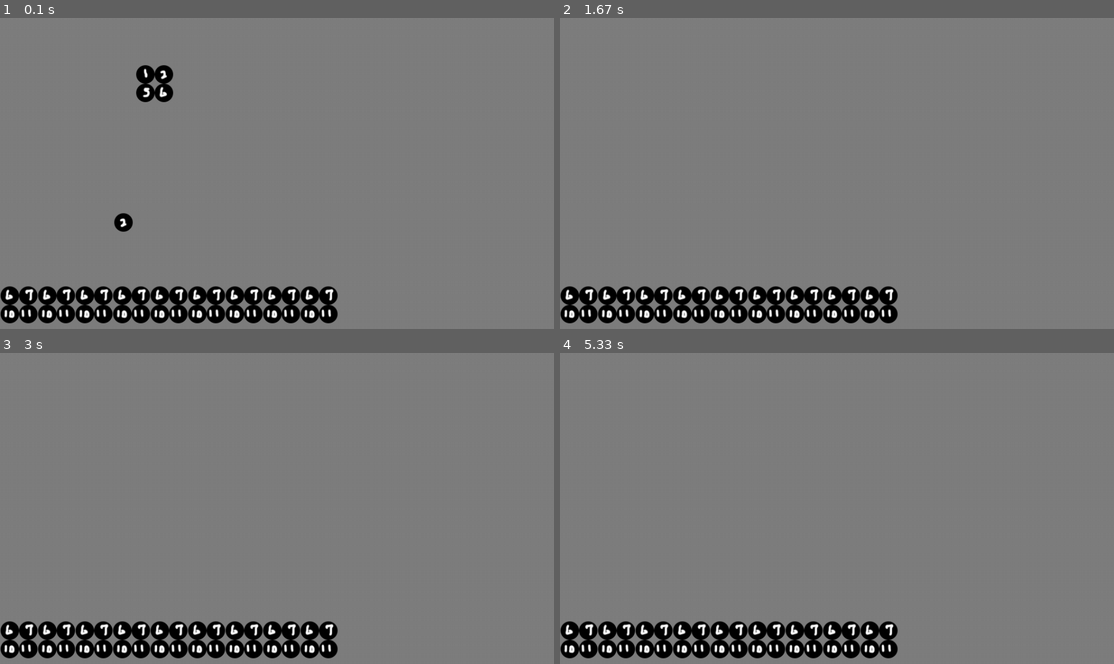
Above: before the commit, frames 1-4 (two rows, left to right).
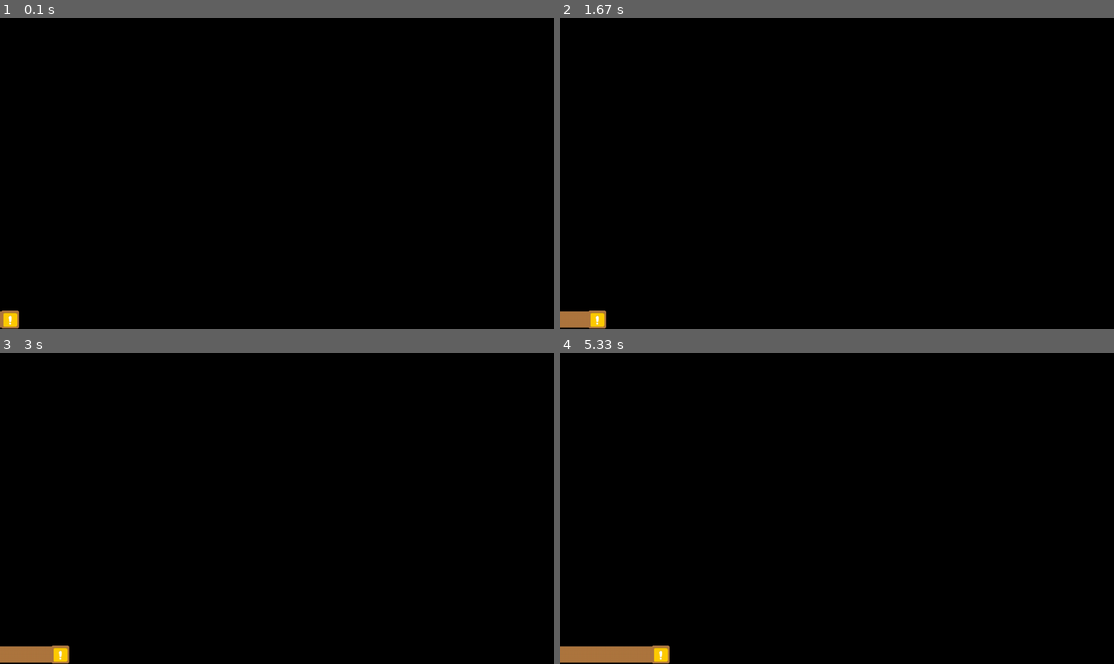
Above: after the commit, the same moments.

Repository: Firedan1176/Pygame-Platformer
Game: pygame game, started from game.py
The game is run twice, just before and just after one commit, with the same random seed, the same clock (stepped at 60 frames per second) and the same inputs.
Inputs:
- Up to frame 1 (0.1 s): no input
- Up to frame 2 (1.67 s): no input
- Up to frame 3 (3 s): no input
- Up to frame 4 (5.33 s): no input

The runs differ from the first frame. In frame 1, 95% of the frame differs, in the area x 0-100%, y 0-100%; in frame 2, 96%; in frame 3, 96%; in frame 4, 96%.

Commit message:
class created from sprites.py
I wrapped the sprites.py into a class. It incorrectly stores sprite information into the dictionary of Surfaces; it should store the source filename so sprite files aren't loaded more than once per scene

Diff:
--- a/game.py
+++ b/game.py
@@ -1,6 +1,7 @@
 import pygame
 import inputcontrol
 import loading
+from graphics import Camera
 from pygame.math import Vector2
 import sys
 from pygame.locals import *
@@ -20,35 +21,17 @@
 
     def __init__(self):
 
-        self.a = Entity(1)
-        self.a.static = False
-        self.a.position = Vector2(300, 400)
-        self.a.scale = Vector2(64, 64)
-        self.a.mass = 1
-        self.a.loadSprite("test_spritesheet.png", [(0, 0)])
+        import random
 
-        self.b = Entity(1)
-        self.b.static = False
-        self.b.position = Vector2(200, 100)
-        self.b.velocity = Vector2(10, 25)
-        self.b.scale = Vector2(32, 32)
-        self.b.mass = 1
-        self.b.loadSprite("test_spritesheet.png", [(32, 0)])
+        self.obj = GameObject(0)
+        self.obj.position = Vector2(0, 0)
+        self.obj.scale = Vector2(32, 32)
+        self.obj.buildSprite("tiles_spritesheet_256.png")
+        self.obj.sprite.partition("Test", pygame.Rect(0, 0, 256, 256), (32, 32))
 
-        self.bg = GameObject(0)
-        self.bg.position = Vector2(960, 0)
-        self.bg.scale = Vector2(960, 540)
-        self.bg.loadSprite("dark_grey.png", [(0, 0)])
+camera = Camera(15)
 
-        for x in range(10):
-            a = Entity(1)
-            #self.floor.static = False
-            a.position = Vector2(x * 65, 10)
-            #a.velocity = Vector2(0, 50)
-            a.scale = Vector2(64, 64)
-            a.loadSprite("test_spritesheet.png", [(32, 32)])
-
-testScene()
+a = testScene()
 
 while True:
     for event in pygame.event.get():
@@ -62,8 +45,8 @@
         elif event.type == KEYDOWN or event.type == KEYUP:
             inputcontrol.evaluate(event)
 
-    objects.solvePhysics()
-    objects.draw(display)
-
+    #objects.solvePhysics()
+    camera.render(display)
+    a.obj.position += Vector2(1, 0)
     pygame.display.update()
     clock.tick(30)
--- /dev/null
+++ b/graphics.py
@@ -0,0 +1,24 @@
+import pygame
+import objects
+from pygame.math import Vector2
+from objects import GameObject
+
+class Camera(GameObject):
+
+    def __init__(self, z):
+        super().__init__(z)
+        self.parallax = 0.25
+
+
+        self.resolution = pygame.display.get_surface().get_size()
+
+    def render(self, display):
+        for obj in reversed(objects.getObjectsOfType(GameObject)):
+            if obj.visible and obj.sprite and obj.z < self.z:
+                #Reorient the position
+                new_pos = Vector2(obj.position.x, self.resolution[1] - obj.position.y - obj.scale.y)
+
+                #Offset based on parallax
+                #new_pos *= (obj.z * self.parallax)
+
+                display.blit(obj.sprite.get(), new_pos)
--- a/objects.py
+++ b/objects.py
@@ -1,12 +1,11 @@
 import pygame
+from sprites import Sprite
 import json
 from pygame.math import Vector2
 import utils
 import physics
 
 scene_gameobjects = []
-
-scene_sprites = {}
 
 #Insert an object deriving from GameObject into the scene
 def insertObject(obj):
@@ -34,19 +33,13 @@
         self.position = Vector2(0, 0)
         self.scale = Vector2(32, 32)
         self.rotation = 0
-        self.sprite_index = 0 #default to the first sprite
-        self.sprites = []
+        self.sprite = None
+        self.visible = True
 
-        global scene_gameobjects
         insertObject(self)
 
-    def loadSprite(self, filename, coords):
-        global scene_sprites
-        if filename not in scene_sprites:
-            scene_sprites[filename] = pygame.image.load(filename).convert_alpha()
-        self.sprite_source = scene_sprites[filename]
-        for x in coords:
-            self.sprites.append(pygame.Rect(x[0], x[1], self.scale.x, self.scale.y))
+    def buildSprite(self, filename):
+        self.sprite = Sprite(filename)
 
 #This sets position and allows input of two integers, a tuple, or a vector2
     def setPosition(self, x, y = None):
@@ -84,7 +77,6 @@
         self.mass = 1
         self.restitution = 0.2 #debug test value
 
-
 #Returns sublist of scene_gameobjects if it's the same classtype or one of its inherited are
     #i.e. Entity will return all entities and classes that inherit from Entity (i.e. Player, Enemy, etc.)
     #Note: Higher classes that inherit from a lower class will be returned.
@@ -96,9 +88,3 @@
 #Initiates physics solving
 def solvePhysics():
     physics.solve(getObjectsOfType(Entity))
-
-#Draws objects.
-def draw(display):
-    for obj in getObjectsOfType(GameObject):
-        if obj.sprites and len(obj.sprites) > 0:
-            display.blit(obj.sprite_source, (obj.position[0] - obj.sprites[obj.sprite_index].width, display.get_height() - obj.position[1] - obj.sprites[obj.sprite_index].height), obj.sprites[obj.sprite_index])
--- a/physics.py
+++ b/physics.py
@@ -1,4 +1,5 @@
 from pygame.math import Vector2
+import math
 
 #Returns if an intersection occurs between two Entities
 def intersect(a, b):
@@ -8,7 +9,71 @@
         return False
     return True
 
+#Returns the normal of b if an intersection occurs; else, None
+def intersectNormal(a, b):
+    amin = a.position
+    bmin = b.position
+    amax = a.position + a.scale
+    bmax = b.position + b.scale
+    amid = a.position + (a.scale / 2)
+    bmid = b.position + (b.scale / 2)
 
+    if not intersect(a, b): return None
+
+    normal = Vector2(0, 0)
+
+    if (amax.x > bmin.x and amid.x < bmid.x):
+        normal.x = -1
+    elif (amin.x < bmax.x and amid.x > bmid.x):
+        normal.x = 1
+
+    if (amin.y < bmax.y and amid.y > bmid.y):
+        normal.y = 1
+    elif (amax.y > bmin.y and amid.y < bmid.y):
+        normal.y = -1
+
+    if (abs(amax.x - bmin.x) > abs(amax.y - bmin.y)):
+        normal.x = 0
+    else: normal.y = 0
+
+    return normal
+
+
+def resolveCollision4(a, b):
+    norm = intersectNormal(a, b)
+    if norm.x != 0:
+        a.velocity.y *= -1
+        b.velocity.y *= -1
+    else:
+        a.velocity.x *= -1
+        b.velocity.x *= -1
+
+def resolveCollision3(a, b):
+    normal = intersectNormal(a, b)
+    if normal == None:
+        print("Error: overlapping objects detected:", a, "and", b)
+        return
+    if normal.y == 0:
+        a.velocity.x *= -1
+        b.velocity.x *= -1
+        a.position += a.velocity
+    else:
+        a.velocity.y *= -1
+        b.velocity.y *= -1
+        a.position += a.velocity
+
+
+def resolveCollision2(a, b):
+    rv = b.velocity - a.velocity
+    normal = Vector2(-(b.position.x - a.position.x), (b.position.y - a.position.y))
+
+    velAlongNormal = Vector2.dot(rv, normal)
+    if velAlongNormal > 0: return #No collision has occured, this should rarely happen
+
+    a.velocity = (a.velocity * (a.mass - b.mass) + (2 * b.mass * b.velocity)) / (a.mass + b.mass)
+    b.velocity = (b.velocity * (b.mass - a.mass) + (2 * a.mass * a.velocity)) / (a.mass + b.mass)
+    if not a.static: a.position += a.velocity
+    if not b.static: b.position += b.velocity
 
 #a and b are intersecting, resolve and apply velocities
 def resolveCollision(a, b):
@@ -28,14 +93,16 @@
     a.velocity -= 1 / a.mass * impulse
     b.velocity += 1 / b.mass * impulse
 
-gravity = Vector2(0, -1)
+gravity = Vector2(0, 0)
 
 def solve(objs):
+
     for obja in objs:
+        if not obja.static:
+            obja.velocity += gravity
         for objb in objs:
             if obja != objb and obja.collisions and objb.collisions and intersect(obja, objb):
-                resolveCollision(obja, objb)
+                resolveCollision4(obja, objb)
 
         if not obja.static:
-            obja.velocity += gravity
             obja.position += obja.velocity
--- a/sprites.py
+++ b/sprites.py
@@ -1,22 +1,65 @@
 import pygame
 
-def buildSprites(path,size):
+class Sprite:
+    def __init__(self, filename):
+        self.sprite_table = {}
 
-    img = pygame.image.load(path)
-    img.convert_alpha()
+        a = pygame.Surface((32, 32))
+        a.fill((255, 0, 255))
+        self.sprite_table["None"] = [a]
+        self.sprite_index = 0
+        self.playback_speed = 1
+        self.target_sprite = "None"
 
-    width = img.get_width()
-    height = img.get_height()
+        try:
+            self.surf = pygame.image.load(filename).convert_alpha()
+        except Exception as e:
+            #TODO: Throw an error? What should happen?
+            pass
 
-    xcount = width//size[0]
-    ycount = height//size[1]
+    #Partition this Spritesheet into individual Surfaces
+    #Returns the list of Surfaces
+    def partition(self, name = "Sprite list", rect = pygame.Rect(0, 0, 32, 32), size = (32, 32)):
+        lst = []
+        if ((rect.h - rect.y) % size[1] != 0 or (rect.w - rect.x) % size[0] != 0):
+            print("Sprite loading error: Partition dimensions are not divisible by the size given")
+            return None
 
-    spritelist = []
+        for y in range(rect.h - rect.y // size[0]):
+            for x in range(rect.w - rect.x // size[1]):
+                a = pygame.Surface(size)
+                a.blit(self.surf, rect, rect)
+                lst.append(a)
 
-    for y in range(ycount):
-        for x in range(xcount):
-            temp = pygame.Surface(size)
-            temp.blit(img,(0,0),((x*16),(y*16),size[0],size[1]))
-            spritelist.append(temp)
+        #Add the list, with name, into the dictionary
+        #While loop will avoid overwriting
+        count = 0
+        temp_name = name
+        while temp_name in self.sprite_table:
+            count += 1
+            temp_name = name + " " + str(count)
 
-    return spritelist
+        #Set the "default" sprite from None to this partition IF this is the first partition
+        if len(self.sprite_table) == 1: self.target_sprite = name
+
+        self.sprite_table[temp_name] = lst
+        return lst
+
+    #Returns a Surface of the current sprite to draw.
+    def get(self, name = None):
+        if name == None:
+            if self.target_sprite == "None":
+                return self.sprite_table["None"][0]
+            else:
+                return self.sprite_table[self.target_sprite][self.sprite_index]
+        else:
+            return self.sprite_table[name][self.sprite_index]
+
+    #Plays a sprite animation from the sprite_table
+    def play(self, name, looping = True):
+        self.target_sprite = name
+        self.sprite_index = 0
+        pass
+
+    def stop(self, name):
+        pass
Binary file added: tiles_spritesheet_256.png
